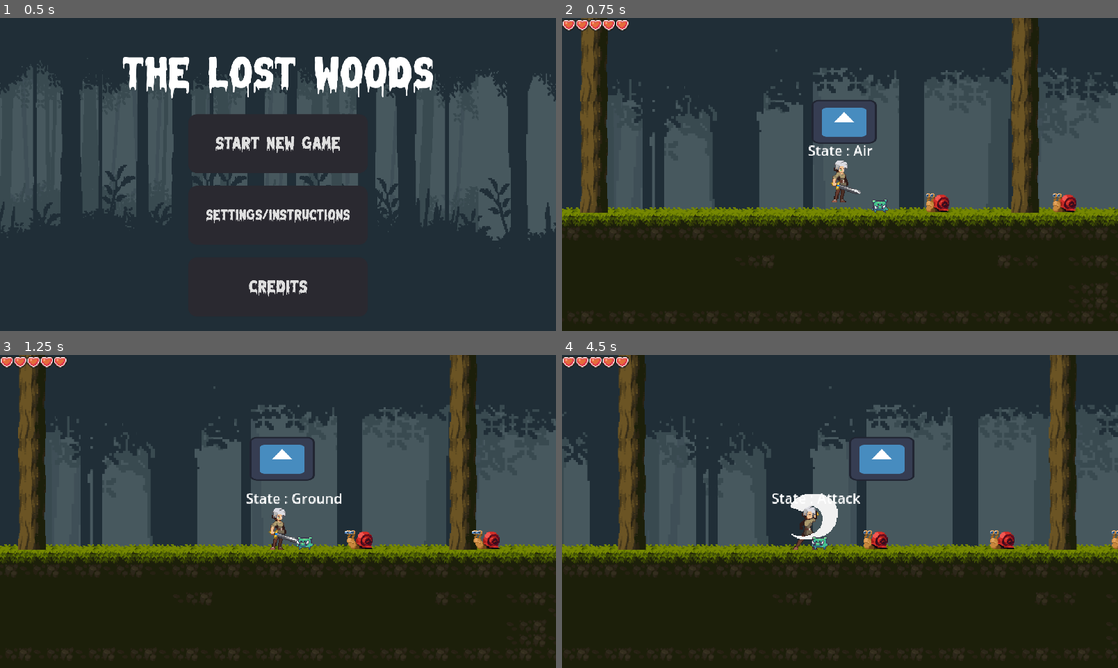
Above: before the commit, frames 1-4 (two rows, left to right).
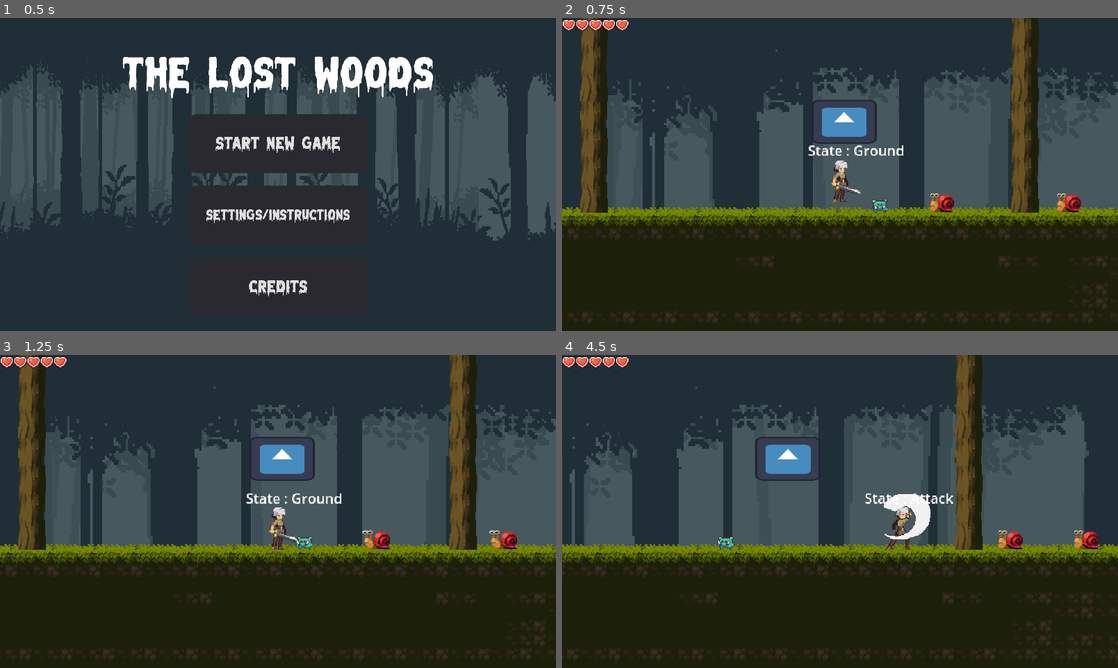
Above: after the commit, the same moments.

Repository: Pikalyx/The-Lost_Woods
Game: Godot game, scene res://main_menu.tscn
Two runs of this game, one before a commit and one after it. Both use one fixed random seed, a clock stepped at 60 frames per second and the inputs below. The engine's default icon, where the game draws it, is replaced by a stand-in: a white triangle on a blue panel in a dark square.
Inputs:
- Up to frame 1 (0.5 s): no input
- Up to frame 2 (0.75 s): click "Start New Game" at 0.5 s
- Up to frame 3 (1.25 s): no input
- Up to frame 4 (4.5 s): hold F (attack) 1.28-2.03 s; hold D (right) 1.28-2.78 s; tap Space (jump) at 1.52, 2.27, 3.77 s; tap F (attack) at 2.1, 3.6 s; hold A (left) 2.78-3.53 s; hold F (attack) 2.78-3.53 s; hold D (right) from 3.53 s (still down); hold F (attack) from 4.28 s (still down)

Frame 1 is identical in both runs. In frame 2, 0.6% of the frame differs, in the area x 52-94%, y 40-62%; in frame 3, 0.9%; in frame 4, 31%, in the area x 0-100%, y 0-96%.
Error after the commit: Parse Error: Class "State" hides a global script class. (res://Character/State.gd:4)

Commit message:
Pig changes
- changed layers and mask

Diff:
--- a/Character/pig.tscn
+++ b/Character/pig.tscn
@@ -1,8 +1,11 @@
-[gd_scene load_steps=14 format=3 uid="uid://c6h483oubrxks"]
+[gd_scene load_steps=17 format=3 uid="uid://c6h483oubrxks"]
 
 [ext_resource type="Script" path="res://Character/pig.gd" id="1_ds7ua"]
 [ext_resource type="Texture2D" uid="uid://bllurb2wra4uq" path="res://Art/03-Pig/Attack (34x28).png" id="2_ci43l"]
 [ext_resource type="Texture2D" uid="uid://ddd25sj5s8i6f" path="res://Art/03-Pig/Run (34x28).png" id="3_fj2nm"]
+[ext_resource type="Script" path="res://Character/Damageable.gd" id="4_7dbpa"]
+[ext_resource type="Script" path="res://Character/CharacterStateMachine.gd" id="5_ejnrt"]
+[ext_resource type="Script" path="res://Character/walk.gd" id="6_8gnwv"]
 
 [sub_resource type="RectangleShape2D" id="RectangleShape2D_n7aci"]
 size = Vector2(21, 16)
@@ -131,6 +134,8 @@
 transitions = ["Start", "run", SubResource("AnimationNodeStateMachineTransition_vkr3p"), "run", "attack", SubResource("AnimationNodeStateMachineTransition_wwenl")]
 
 [node name="pig" type="CharacterBody2D"]
+collision_layer = 4
+collision_mask = 5
 script = ExtResource("1_ds7ua")
 
 [node name="Sprite2D" type="Sprite2D" parent="."]
@@ -152,3 +157,13 @@
 
 [node name="RayCast2D" type="RayCast2D" parent="."]
 position = Vector2(-9, 0)
+
+[node name="Damageable" type="Node" parent="."]
+script = ExtResource("4_7dbpa")
+health = 40.0
+
+[node name="CharacterStateMachine" type="Node" parent="."]
+script = ExtResource("5_ejnrt")
+
+[node name="walk" type="Node" parent="CharacterStateMachine"]
+script = ExtResource("6_8gnwv")
--- a/Character/player.tscn
+++ b/Character/player.tscn
@@ -450,7 +450,7 @@
 attack_state = NodePath("../Attack")
 
 [node name="BufferTimer" type="Timer" parent="CharacterStateMachine/Ground"]
-wait_time = 0.05
+wait_time = 0.5
 one_shot = true
 autostart = true
 
--- /dev/null
+++ b/Character/walk.gd
@@ -0,0 +1,24 @@
+extends Node
+
+
+class_name State
+
+@export var can_move : bool = true
+
+var character : CharacterBody2D
+var next_state : State
+var playback : AnimationNodeStateMachinePlayback
+
+signal interrupt_state(new_state : State)
+
+func state_process(delta):
+	pass
+
+func state_input(event : InputEvent):
+	pass
+
+func on_enter():
+	pass
+
+func on_exit():
+	pass
